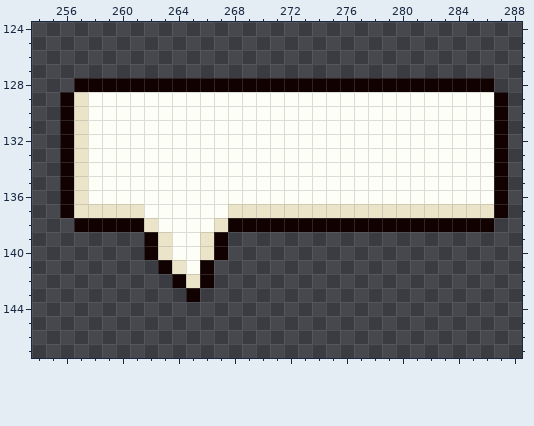
Pixel-art file, stored at Assets/myAesprite/Cafe_MainMap-export.aseprite. That is the earlier state.
384x256 pixels, 1 frame. Shown: x 254..288, y 124..147.
After:
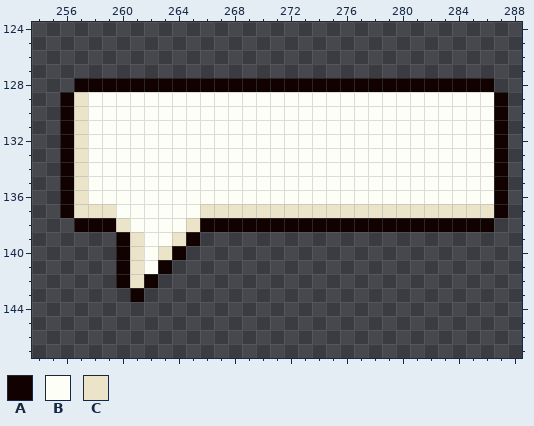
Palette (. is transparent): A #110101  B #fdfff7  C #ebe4c9
Changes in this commit:
--- layer "Speech Bubble"
@@ x 258..269 @@
 136 BBBBBBBBBBBB
-137 CCCCBBBBBBCC
-138 AAAACBBBBCAA
-139 ....ACBBCA..
-140 ....ACBBCA..
-141 .....ACBA...
-142 ......ACA...
-143 .......A....
+137 CCBBBBBBCCCC
+138 AACBBBBCAAAA
+139 ..ACBBCA....
+140 ..ACBCA.....
+141 ..ACBA......
+142 ..ACA.......
+143 ...A........
 144 ............
